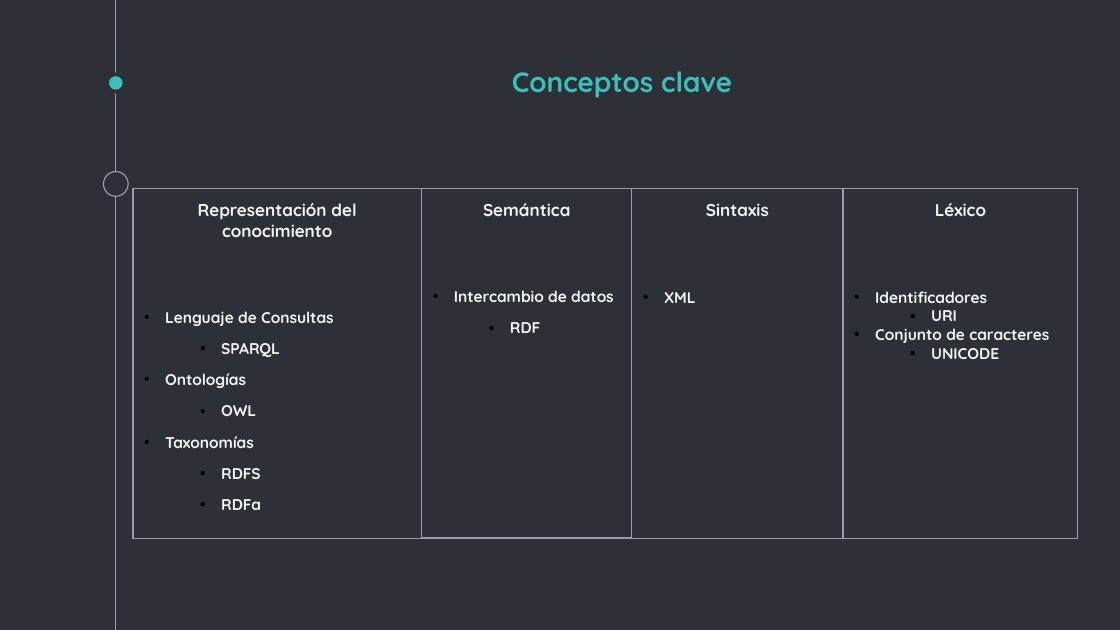
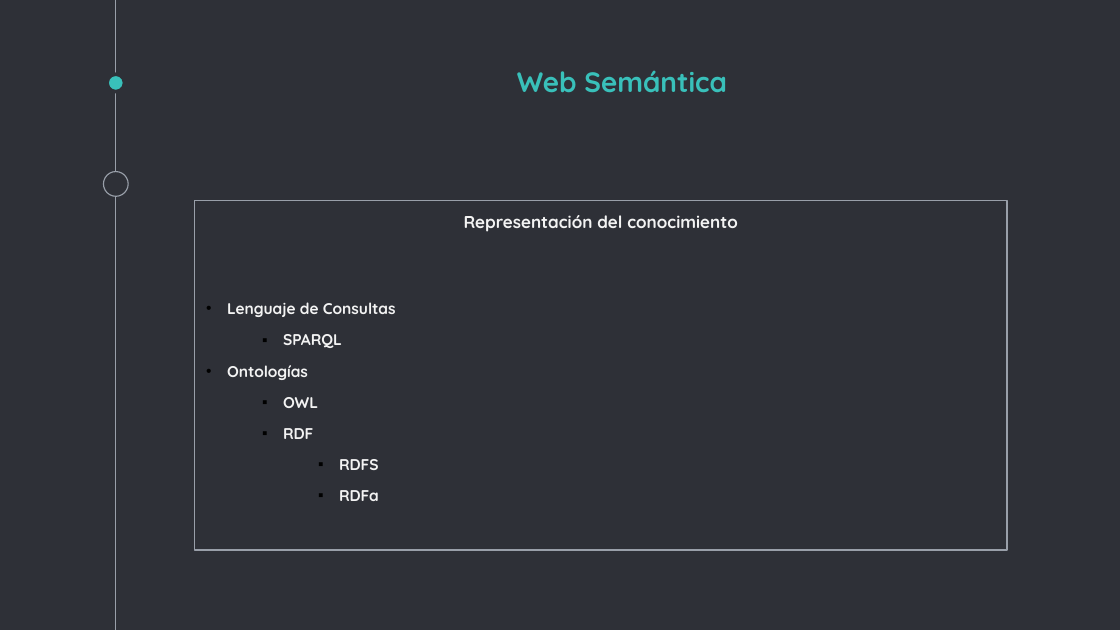
Before and after one commit to elvinjreyesv/TFM, a slide deck: slide 6 of Documentation/Presentación.pptx. Drawn at 1120x630 pixels with LibreOffice and Linux fonts; fonts in the diff are those of the drawing. Boxes give left, top, right and bottom in pixels: in the first picture for what was removed or moved away, otherwise in the second. Text is boxed around its words. In the diff, an @@ line names an element or a change of style, - is before the commit and + after.

```diff
--- a/Documentation/Presentación.pptx
+++ b/Documentation/Presentación.pptx
@@ title at [517,71,727,92]: text changed @@
-Conceptos clave
+Web Semántica
@@ rectangle "Representación del conocimiento": place and size @@
-rectangle "Representación del conocimiento" at [133,188,422,538]
+rectangle "Representación del conocimiento" at [195,200,1007,550]
@@ rectangle removed at [422,188,633,538] @@
-Semántica
-• Intercambio de datos
-  ▪ RDF
@@ rectangle removed at [632,188,842,538] @@
-Sintaxis
-• XML
@@ rectangle removed at [843,188,1079,538] @@
-Léxico
-• Identificadores
-  ▪ URI
-• Conjunto de caracteres
-  ▪ UNICODE
@@ text in rectangle at [283,428,313,439]: text changed @@
-• Taxonomías
+  ▪ RDF
@@ text in rectangle at [339,459,379,501]: list level 2 to 3 in "RDFS"; list level 2 to 3 in "RDFa" @@
```
Also in this commit, not shown: 2 other slides changed, 1 slide added, 6 other files.
